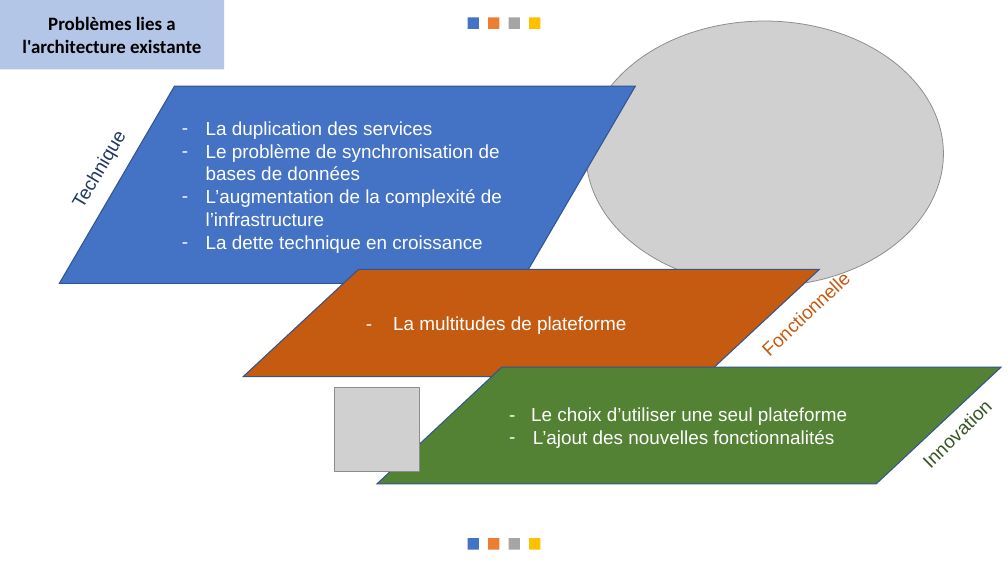
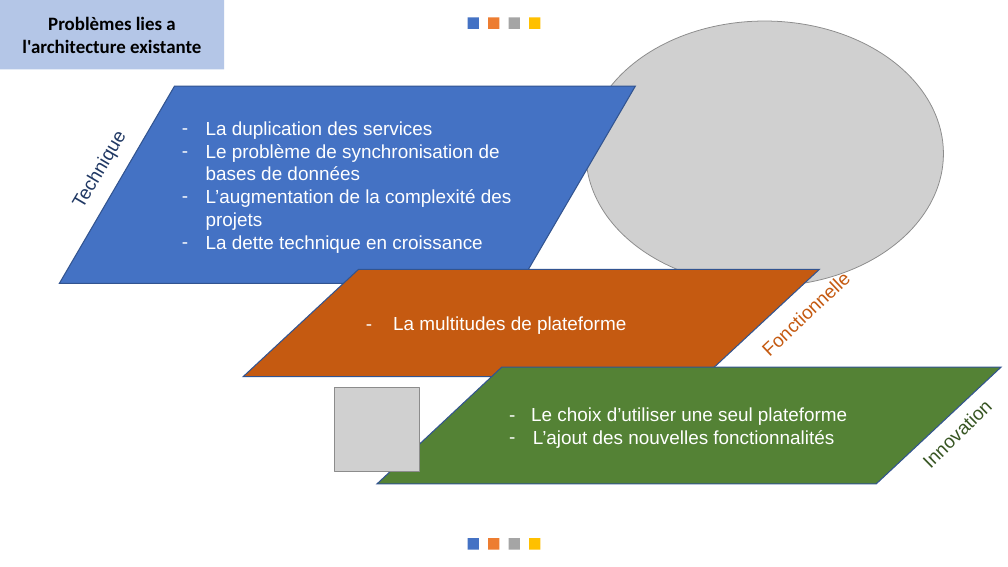
Before and after one commit to messaoudibrahim/Memoire, a slide deck: slide 9 of DIAPO/Présentation.pptx. Drawn at 1008x567 pixels with LibreOffice and Linux fonts; fonts in the diff are those of the drawing; grey boxes stand for pictures. Boxes give left, top, right and bottom in pixels: in the first picture for what was removed or moved away, otherwise in the second. Text is boxed around its words. In the diff, an @@ line names an element or a change of style, - is before the commit and + after.

```diff
--- a/DIAPO/Présentation.pptx
+++ b/DIAPO/Présentation.pptx
@@ text in flow chart input output at [206,189,511,230]: text changed @@
-– L’augmentation de la complexité de l’infrastructure
+– L’augmentation de la complexité des projets
```
Also in this commit, not shown: 7 other slides changed, 1 other file.
